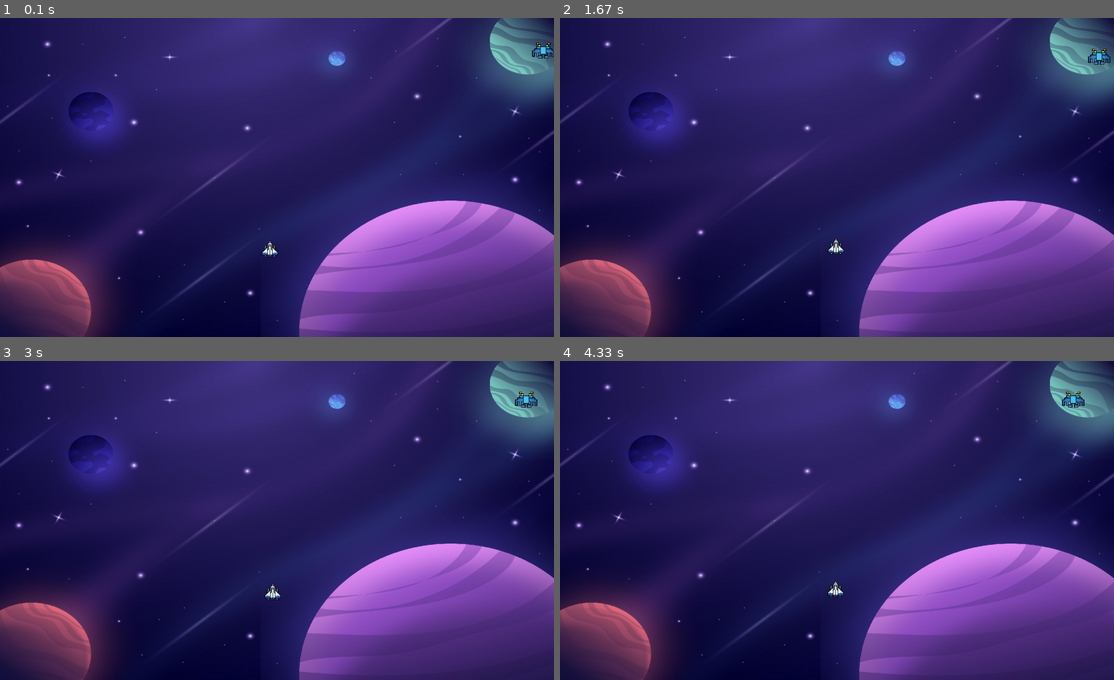
Above: before the commit, frames 1-4 (two rows, left to right).
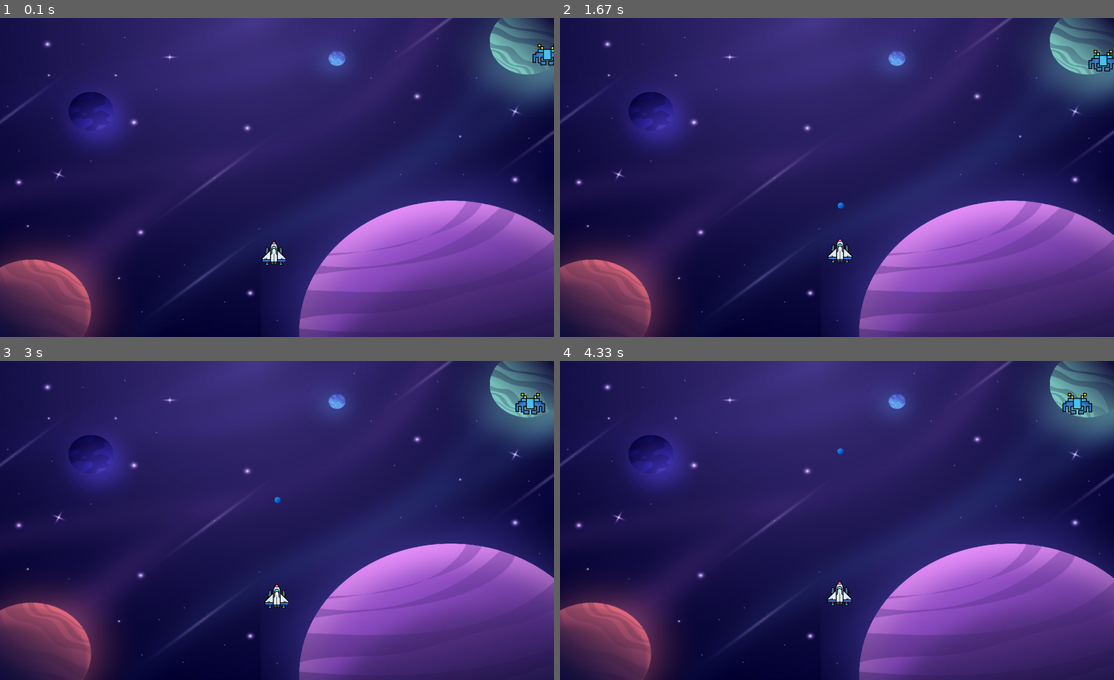
Above: after the commit, the same moments.

Repository: BillyHasman/learn-py-game-spacewar
Game: pygame game, started from main.py
The game is run twice, just before and just after one commit, with the same random seed, the same clock (stepped at 60 frames per second) and the same inputs.
Inputs:
- Up to frame 1 (0.1 s): no input
- Up to frame 2 (1.67 s): tap Space at 0.33, 0.73, 1.03, 1.23, 1.57 s; hold Right 0.67-1.13 s; hold Up 1.17-1.47 s; hold Right from 1.5 s (still down)
- Up to frame 3 (3 s): tap Space at 1.87, 2.07, 2.37, 2.63, 2.97 s; release Right at 1.97 s; hold Left 2-2.53 s; hold Down 2.57-2.87 s; hold Left from 2.9 s (still down)
- Up to frame 4 (4.33 s): tap Space at 3.27, 3.4, 3.8, 4.1 s; release Left at 3.3 s; hold Up 3.33-3.7 s; hold Right from 3.73 s (still down)

The runs differ from the first frame. In frame 1, 0.4% of the frame differs, in the area x 47-100%, y 7-78%; in frame 2, 0.5%; in frame 3, 0.5%; in frame 4, 0.5%, in the area x 48-97%, y 9-77%.

Commit message:
Add_fire bullet logic

Diff:
--- a/main.py
+++ b/main.py
@@ -24,7 +24,7 @@
 speedY = 0.3
 
 # New width and height for player will be (40, 40)
-player_resize = pygame.transform.scale(playerImg, (40, 40))
+player_resize = pygame.transform.scale(playerImg, (60, 60))
 
 # Enemy
 playerImg = pygame.image.load('Assets/img/enemy.png')
@@ -32,8 +32,20 @@
 enemyY = 50
 enemyX_change = 0.4
 enemyY_change = 15
+enemy_resize = pygame.transform.scale(playerImg, (80, 80))
 
-enemy_resize = pygame.transform.scale(playerImg, (60, 60))
+# bullet
+
+bulletImg = pygame.image.load('Assets/img/bullet.png')
+bulletX = 0
+bulletY = 550
+bulletX_change = 0
+bulletY_change = 1.5
+bullet_resize = pygame.transform.scale(bulletImg, (32, 32))
+
+# Ready - You can't see the bullet on the screen
+# Fire - The bullet is currently moving
+bullet_state = "ready"
 
 # Function Player
 def player(x, y):
@@ -42,6 +54,11 @@
 # Function Enemy
 def enemy(x, y):
     screen.blit(enemy_resize, (x, y))  # Drop enemy to screenGame
+
+def fire_bullet(x,y):
+    global bullet_state
+    bullet_state = "fire"
+    screen.blit(bullet_resize, (x + 16, y + 16 ))  # Drop bullet to screenGame
 
 # Game Loop
 running = True
@@ -53,9 +70,20 @@
     # background Image
     screen.blit(background, (0,0))
 
+    # Player Movement
     keys = pygame.key.get_pressed()
     playerX += (keys[pygame.K_RIGHT] - keys[pygame.K_LEFT]) * speedX
     playerY += (keys[pygame.K_DOWN] - keys[pygame.K_UP]) * speedY
+
+     # Bullet Trigger
+    if keys[pygame.K_SPACE]:
+        fire_bullet(playerX,bulletY)
+
+    # Bullet Movement
+    if bullet_state is "fire":
+        fire_bullet(playerX, bulletY)
+        bulletY -= bulletY_change
+
 
     for event in pygame.event.get():
         if event.type == pygame.QUIT:
@@ -64,6 +92,7 @@
     # Boundaries player inside screen
     playerX = max(0, min(playerX, 1323))
     playerY = max(0, min(playerY, 750))
+
 
     player(playerX, playerY)
 
Binary file added: Assets/img/bullet.png
